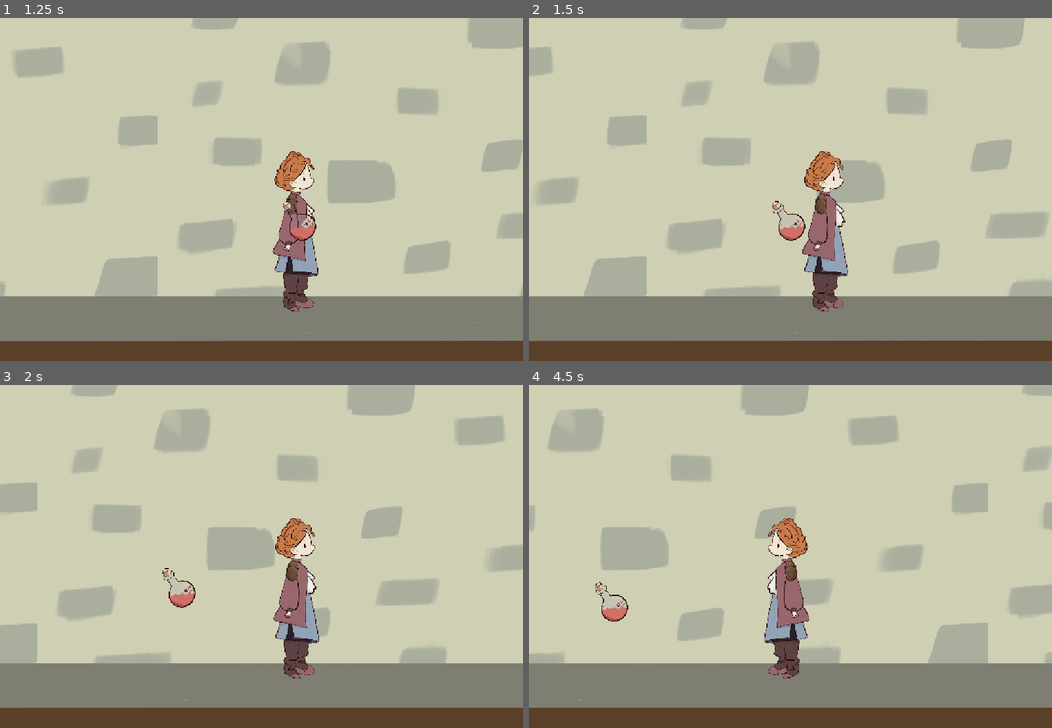
Above: before the commit, frames 1-4 (two rows, left to right).
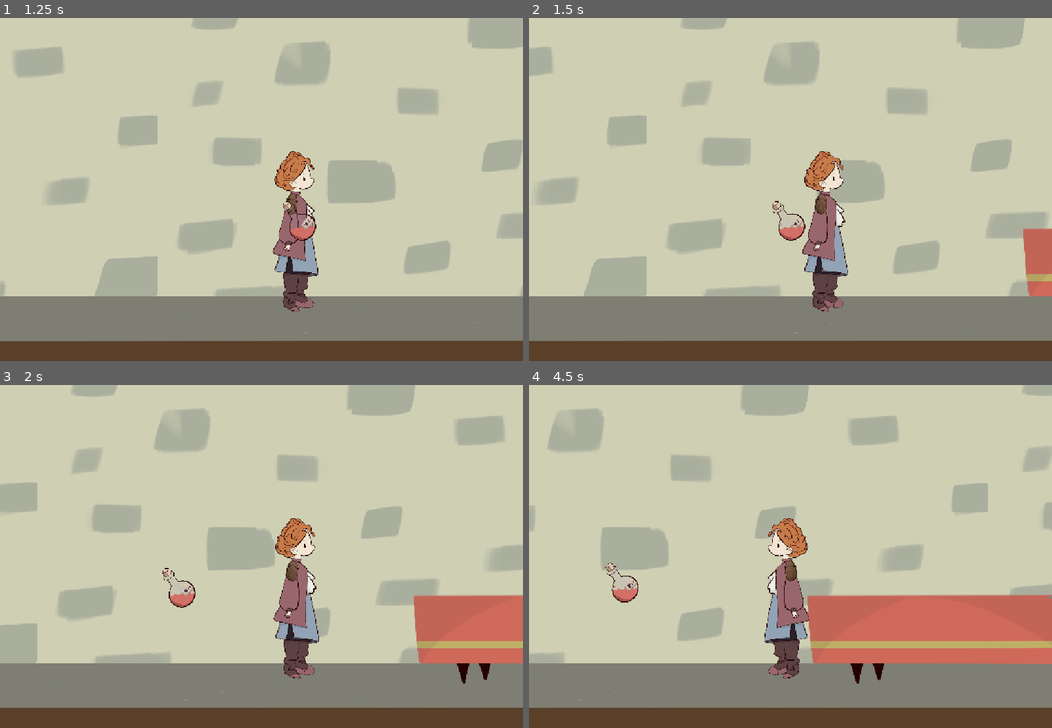
Above: after the commit, the same moments.

Repository: anajshah/seventh_prince
Game: Godot game, scene res://scenes/intro.tscn
The game is run twice, just before and just after one commit, with the same random seed, the same clock (stepped at 60 frames per second) and the same inputs. The project has no main scene, so this scene is started directly.
Inputs (mouse positions are in pixels of both pictures, inside the frame that each line leads up to):
- Up to frame 1 (1.25 s): tap Enter (ui_accept) at 0.5, 0.6, 0.77, 1.07 s; move the mouse to (376, 172) at 0.52 s; hold Right (ui_right) from 0.53 s (still down); click (376, 172) at 0.67 s
- Up to frame 2 (1.5 s): keep holding Right (ui_right); move the mouse to (685, 206) at 1.27 s; tap Alt at 1.35 s
- Up to frame 3 (2 s): keep holding Right (ui_right); tap Enter (ui_accept) at 1.52, 1.55, 1.82 s
- Up to frame 4 (4.5 s): move the mouse to (842, 481) at 2.02 s; release Right (ui_right) at 2.03 s; hold Left (ui_left) 2.03-2.78 s; tap Shift at 2.1, 4.35 s; tap Enter (ui_accept) at 2.3, 2.85, 3.02, 3.32, 3.77, 3.8, 4.07 s; move the mouse to (764, 625) at 2.77 s; hold Right (ui_right) 2.78-4.28 s; click (764, 625) at 2.92 s; move the mouse to (947, 607) at 3.52 s; tap Alt at 3.6 s; move the mouse to (633, 505) at 4.27 s; hold Left (ui_left) from 4.28 s (still down)

Frame 1 is identical in both runs. In frame 2, 1.0% of the frame differs, in the area x 94-100%, y 61-82%; in frame 3, 4.2%; in frame 4, 9.9%, in the area x 12-100%, y 51-88%.

Commit message:
hour 5- omg poision poisons meal yayaay

Diff:
--- a/project.godot
+++ b/project.godot
@@ -13,6 +13,10 @@
 config/name="The Seventh Prince"
 config/features=PackedStringArray("4.5", "Forward Plus")
 
+[autoload]
+
+Global="*res://scripts/global.gd"
+
 [display]
 
 window/size/viewport_width=1133
@@ -26,3 +30,4 @@
 [global_group]
 
 player=""
+meal=""
--- a/scenes/area_2d.gd
+++ /dev/null
@@ -1,23 +0,0 @@
-extends Area2D
-
-var current_body = null
-var being_held = false
-
-func _process(_delta):
-	if being_held:
-		get_parent().global_position = current_body.global_position + Vector2(0, -150)
-		#get_parent().global_position = current_body.global_position
-		if Input.is_action_just_pressed("ui_accept"):
-			being_held = false
-			get_parent().global_position.y = -200
-
-	elif Input.is_action_just_pressed("ui_accept") and current_body != null:
-		being_held = true
-
-func _on_body_entered(body):
-	if body.is_in_group("player"):
-		current_body = body
-
-func _on_body_exited(body):
-	if body == current_body:
-		current_body = null
--- a/scenes/intro.tscn
+++ b/scenes/intro.tscn
@@ -1,9 +1,11 @@
-[gd_scene load_steps=7 format=3 uid="uid://dvcfvm021qm5d"]
+[gd_scene load_steps=9 format=3 uid="uid://dvcfvm021qm5d"]
 
 [ext_resource type="PackedScene" uid="uid://cv5riq8vpt0dl" path="res://scenes/player.tscn" id="1_ioskq"]
 [ext_resource type="Texture2D" uid="uid://car348pm7xamo" path="res://assets/Untitled_Artwork 212.png" id="1_yjqpq"]
 [ext_resource type="Texture2D" uid="uid://dfqxu33sfvdrx" path="res://assets/Untitled_Artwork 214.png" id="2_4bx60"]
+[ext_resource type="PackedScene" uid="uid://bjth1och26o7v" path="res://scenes/table.tscn" id="3_wfs7u"]
 [ext_resource type="PackedScene" uid="uid://c8oe71x84078e" path="res://scenes/poison_test.tscn" id="4_i2l1n"]
+[ext_resource type="PackedScene" uid="uid://bum8xxvqud1ck" path="res://scenes/meal.tscn" id="6_es01l"]
 
 [sub_resource type="WorldBoundaryShape2D" id="WorldBoundaryShape2D_yjqpq"]
 
@@ -53,6 +55,13 @@
 position = Vector2(-1827, 177)
 shape = SubResource("WorldBoundaryShape2D_i2l1n")
 
+[node name="table" parent="StaticBody2D" instance=ExtResource("3_wfs7u")]
+position = Vector2(1640.0001, 37)
+scale = Vector2(1.5, 1.5)
+
+[node name="meal" parent="." instance=ExtResource("6_es01l")]
+position = Vector2(1959, -227)
+
 [node name="Player" parent="." instance=ExtResource("1_ioskq")]
 position = Vector2(-1, -55)
 
--- /dev/null
+++ b/scenes/meal.tscn
@@ -0,0 +1,23 @@
+[gd_scene load_steps=3 format=3 uid="uid://bum8xxvqud1ck"]
+
+[ext_resource type="Texture2D" uid="uid://b8qacjolbvs3k" path="res://assets/Untitled_Artwork 218.png" id="2_g30cd"]
+
+[sub_resource type="RectangleShape2D" id="RectangleShape2D_2cdfm"]
+size = Vector2(413, 432.25)
+
+[node name="meal" type="Area2D" groups=["meal", "player"]]
+
+[node name="CollisionShape2D" type="CollisionShape2D" parent="."]
+position = Vector2(6, -78.875)
+shape = SubResource("RectangleShape2D_2cdfm")
+
+[node name="UntitledArtwork218" type="Sprite2D" parent="."]
+position = Vector2(9.536743e-07, -91)
+rotation = 1.5707964
+scale = Vector2(0.12578386, 0.12578386)
+texture = ExtResource("2_g30cd")
+
+[connection signal="area_entered" from="." to="." method="_on_area_entered"]
+[connection signal="area_exited" from="." to="." method="_on_area_exited"]
+[connection signal="body_entered" from="." to="." method="_on_body_entered"]
+[connection signal="body_exited" from="." to="." method="_on_body_exited"]
--- a/scenes/poison_test.tscn
+++ b/scenes/poison_test.tscn
@@ -1,7 +1,7 @@
 [gd_scene load_steps=4 format=3 uid="uid://c8oe71x84078e"]
 
 [ext_resource type="Texture2D" uid="uid://c3enuwe43w8oo" path="res://assets/Untitled_Artwork 217.png" id="2_olclg"]
-[ext_resource type="Script" uid="uid://dtv3fwh8sodiy" path="res://scenes/area_2d.gd" id="2_qg2ci"]
+[ext_resource type="Script" uid="uid://dtv3fwh8sodiy" path="res://scripts/area_2d.gd" id="2_qg2ci"]
 
 [sub_resource type="CircleShape2D" id="CircleShape2D_olclg"]
 radius = 13.0
--- /dev/null
+++ b/scenes/table.tscn
@@ -0,0 +1,21 @@
+[gd_scene load_steps=3 format=3 uid="uid://bjth1och26o7v"]
+
+[ext_resource type="Texture2D" uid="uid://b0dufdljt1o20" path="res://assets/Untitled_Artwork 219.png" id="1_jd0nb"]
+
+[sub_resource type="SegmentShape2D" id="SegmentShape2D_v5i0k"]
+a = Vector2(393, -181)
+b = Vector2(-361, -182)
+
+[node name="table" type="StaticBody2D"]
+
+[node name="UntitledArtwork219" type="Sprite2D" parent="."]
+position = Vector2(9.999996, -145)
+rotation = 1.5707964
+scale = Vector2(0.3730238, 0.3730238)
+texture = ExtResource("1_jd0nb")
+
+[node name="CollisionShape2D" type="CollisionShape2D" parent="."]
+visible = false
+position = Vector2(0, 10)
+shape = SubResource("SegmentShape2D_v5i0k")
+one_way_collision = true
--- /dev/null
+++ b/scripts/area_2d.gd
@@ -0,0 +1,55 @@
+extends Area2D
+
+var is_poisoned = false
+var current_body = null
+var being_held = false
+
+func _process(_delta):
+	if being_held and current_body != null:
+		get_parent().global_position = current_body.global_position + Vector2(0, -160)
+
+	if Input.is_action_just_pressed("ui_accept") and current_body != null and not being_held:
+		being_held = true
+
+	elif Input.is_action_just_released("ui_accept") and being_held:
+		var areas = get_overlapping_areas()
+		for area in areas:
+			if area.is_in_group("meal"):
+				Global.meal_is_poisoned = true
+				get_parent().visible = false
+				being_held = false
+				set_process(false)
+				print("Global Status: Meal is now poisoned!")
+				return
+		being_held = false
+		get_parent().global_position.y = -260
+
+func _on_body_entered(body):
+	if body.is_in_group("player"):
+		current_body = body
+func _on_body_exited(body):
+	if body == current_body:
+		current_body = null
+
+#var current_body = null
+#var being_held = false
+
+#func _process(_delta):
+#	if being_held:
+#		get_parent().global_position = current_body.global_position + Vector2(0, -160)
+#		#get_parent().global_position = current_body.global_position
+#		if Input.is_action_just_pressed("ui_accept"):
+#			being_held = false
+#			get_parent().global_position.y = -260
+
+#	elif Input.is_action_just_pressed("ui_accept") and current_body != null:
+#		being_held = true
+
+#func _on_body_entered(body):
+#	if body.is_in_group("player"):
+#		current_body = body
+
+#func _on_body_exited(body):
+#	if body == current_body:
+#		current_body = null
+#
--- /dev/null
+++ b/scripts/global.gd
@@ -0,0 +1,11 @@
+extends Node
+
+var meal_is_poisoned = false
+# Called when the node enters the scene tree for the first time.
+func _ready() -> void:
+	pass # Replace with function body.
+
+
+# Called every frame. 'delta' is the elapsed time since the previous frame.
+func _process(delta: float) -> void:
+	pass
--- /dev/null
+++ b/scripts/meal.gd
@@ -0,0 +1,36 @@
+extends Area2D
+
+var current_body = null
+var being_held = false
+
+func _process(_delta):
+	# 1. HOLDING LOGIC
+	if being_held and current_body != null:
+		get_parent().global_position = current_body.global_position + Vector2(0, -160)
+
+	# 2. PICK UP LOGIC
+	if Input.is_action_just_pressed("ui_accept") and current_body != null and not being_held:
+		being_held = true
+
+	# 3. POISONING LOGIC (The "Release" part)
+	elif Input.is_action_just_released("ui_accept") and being_held:
+		being_held = false
+		check_for_poisoning()
+
+func check_for_poisoning():
+	# Look at every Area2D currently touching the poison bottle
+	var areas = get_overlapping_areas()
+
+	for area in areas:
+		if area.name == "meal" or area.is_in_group("meal"):
+			# Set the variable on the meal
+			area.is_poisoned = true
+
+			# Make the poison bottle (the parent) invisible and stop processing
+			get_parent().visible = false
+			set_process(false)
+			print("Meal is poisoned!")
+			return # Exit the function so we don't drop it elsewhere
+
+	# If we didn't find a meal, just drop it at a default height
+	get_parent().global_position.y = -260
Binary file added: assets/Untitled_Artwork 218.png
Not shown, added: assets/Untitled_Artwork 218.png.import
Binary file added: assets/Untitled_Artwork 219.png
Not shown, added: assets/Untitled_Artwork 219.png.import
Renamed: scenes/area_2d.gd.uid -> scripts/area_2d.gd.uid
Not shown, added: scripts/global.gd.uid
Not shown, added: scripts/meal.gd.uid
